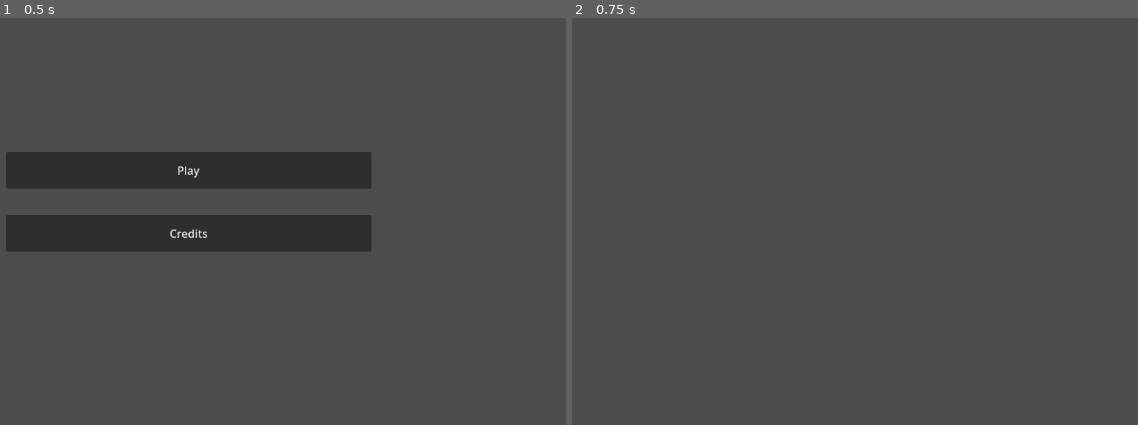
Above: before the commit, frames 1-2 (left to right).
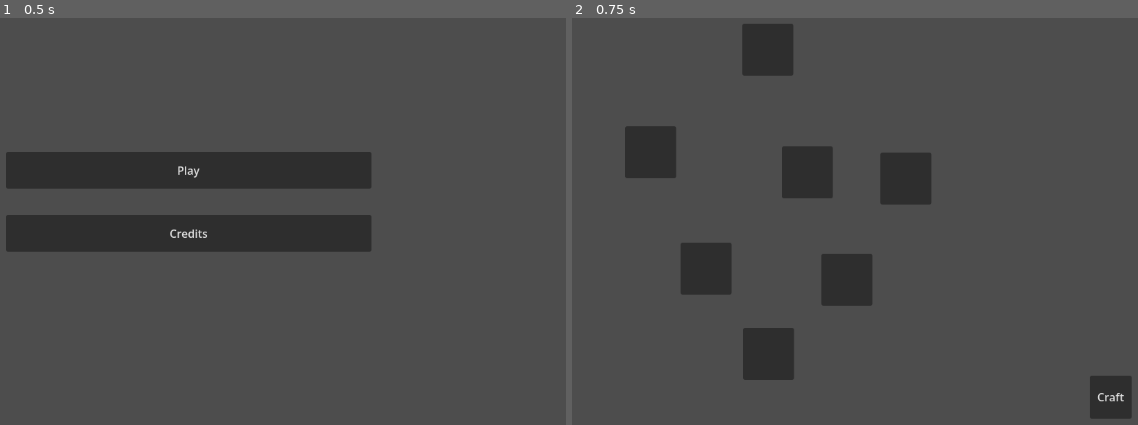
Above: after the commit, the same moments.

Repository: Aswath-sudhakar/Potion_Grungeon
Game: Godot game, scene res://MainMenu.tscn
The game is run twice, just before and just after one commit, with the same random seed, the same clock (stepped at 60 frames per second) and the same inputs. The project has no main scene, so this scene is started directly.
Inputs:
- Up to frame 1 (0.5 s): no input
- Up to frame 2 (0.75 s): click "Play" at 0.5 s

Frame 1 is identical in both runs. In frame 2, 8.6% of the frame differs, in the area x 9-99%, y 1-99%.

Commit message:
Map combined with menu

Diff:
--- a/play_button.gd
+++ b/play_button.gd
@@ -11,4 +11,4 @@
 	pass
 	#add scene to switch to
 	if button_pressed:
-		get_tree().change_scene_to_file("res://main.tscn")
+		get_tree().change_scene_to_file("res://map.tscn")
